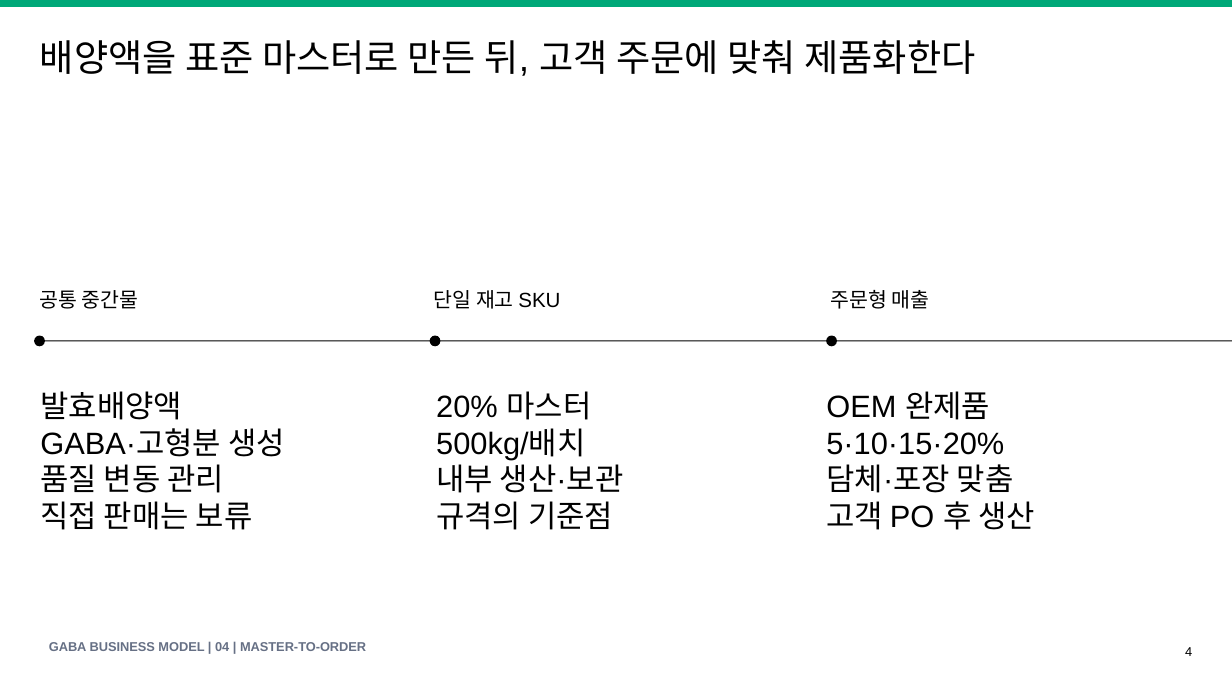
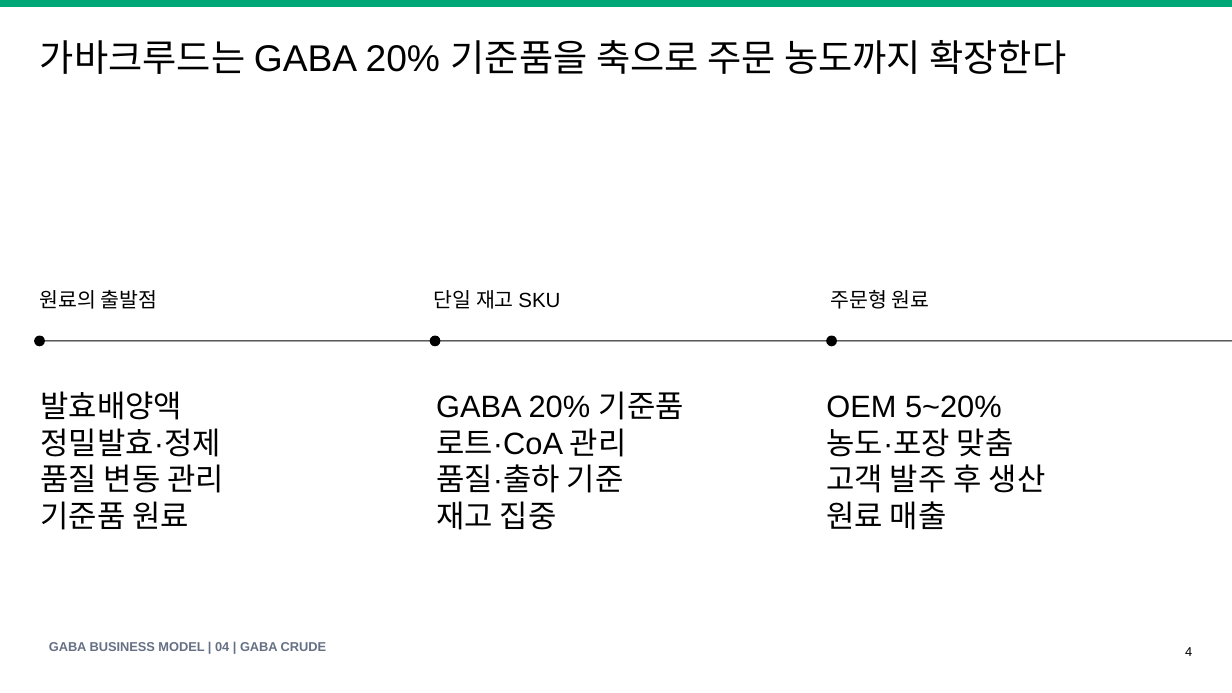
Before and after one commit to KRAdavid/gaba-feed-business-index, a slide deck: slide 4 of GABA_Feed_Business_Model_Speech_Deck_v1.pptx. Drawn at 1232x693 pixels with LibreOffice and Linux fonts; fonts in the diff are those of the drawing. Boxes give left, top, right and bottom in pixels: in the first picture for what was removed or moved away, otherwise in the second. Text is boxed around its words. In the diff, an @@ line names an element or a change of style, - is before the commit and + after.

```diff
--- a/GABA_Feed_Business_Model_Speech_Deck_v1.pptx
+++ b/GABA_Feed_Business_Model_Speech_Deck_v1.pptx
@@ text at (40, 40, 1066, 74): text changed @@
-배양액을 표준 마스터로 만든 뒤, 고객 주문에 맞춰 제품화한다
+가바크루드는 GABA 20% 기준품을 축으로 주문 농도까지 확장한다
@@ text at (40, 290, 158, 309): text changed @@
-공통 중간물
+원료의 출발점
@@ text at (831, 290, 930, 309): text changed @@
-주문형 매출
+주문형 원료
@@ text at (436, 391, 684, 530): text changed @@
-20% 마스터
-500kg/배치
-내부 생산·보관
-규격의 기준점
+GABA 20% 기준품
+로트·CoA 관리
+품질·출하 기준
+재고 집중
@@ text at (826, 395, 1046, 530): text changed @@
-OEM 완제품
-5·10·15·20%
-담체·포장 맞춤
-고객 PO 후 생산
+OEM 5~20%
+농도·포장 맞춤
+고객 발주 후 생산
+원료 매출
@@ text at (40, 428, 220, 457): text changed @@
-GABA·고형분 생성
+정밀발효·정제
@@ text at (40, 501, 189, 530): text changed @@
-직접 판매는 보류
+기준품 원료
@@ text at (49, 642, 326, 651): text changed @@
-GABA BUSINESS MODEL | 04 | MASTER-TO-ORDER
+GABA BUSINESS MODEL | 04 | GABA CRUDE
```
Also in this commit, not shown: 17 other slides changed, 2 slides added, 1 slide removed, 19 other files.
